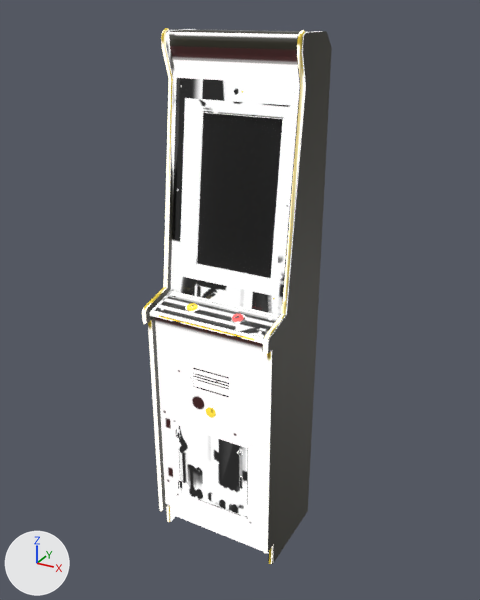
Two versions of the glTF model public/models/mach-mina-v2.glb, one commit apart.
Before and after are seen from a 50 mm lens placed at (1.092, -1.928, 1.998), pointed at (-0.004, 0.066, 1.001). Every picture has the same lights, and +X, +Y and +Z are marked at lower left. The picture after the commit comes second. Where no turn or scale is listed for an object, it has been applied to the vertices. Vertices at exactly the same position are counted once.

Objects in the first picture: 'body', 'controls', 'glass', 'kbtn_1', 'side_art_l', 'side_art_r', 'trim' and 2 more.
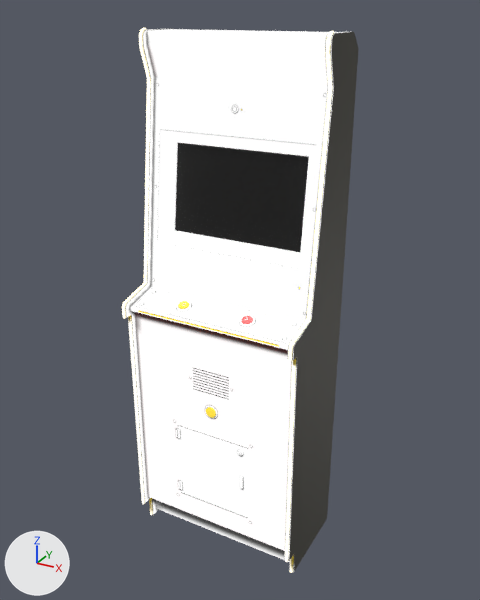
Where the newer file only moved an object's origin or applied its transform, the numbers keep the older frame.

Boxes [x1, y1, x2, y2] around the edits, measured in the pictures (480 x 600 px; the box of a moved part takes in the faces that stretch with it):
'body', reshaped (23% wider): before [142, 29, 322, 564]; after [122, 29, 343, 572]
'side_art_r', moved: before [268, 31, 332, 563]; after [289, 32, 359, 571]
'trim', reshaped (30% wider): before [142, 28, 305, 564]; after [122, 27, 334, 573]
'side_art_l', moved: before [142, 29, 178, 514]; after [121, 29, 150, 512]
'kbtn_1', moved: before [230, 314, 246, 324]; after [240, 316, 255, 326]
'controls', moved: before [206, 89, 275, 455]; after [206, 107, 300, 455]
part 1 of me_body, rebuilt: before [142, 29, 195, 522]; after [122, 29, 164, 515]
part 2 of me_body, rebuilt: before [262, 31, 322, 564]; after [284, 32, 343, 572]
part 3 of me_body, rebuilt (43% wider, 29% shorter): before [179, 98, 290, 296]; after [157, 129, 316, 270]
part 4 of me_body, moved or reshaped: before [150, 30, 308, 554]; after [130, 29, 335, 562]
part 5 of me_body, surface changed: before [150, 312, 266, 542]; after [129, 307, 291, 551]
part 6 of me_controls, moved or reshaped: [206, 407, 216, 418] in both
part 7 of me_trim, moved or reshaped: before [142, 28, 173, 522]; after [122, 27, 153, 515]
part 8 of me_trim, moved or reshaped: before [263, 30, 305, 564]; after [285, 31, 334, 573]

Patch to the scene script:
```diff
--- a/public/models/mach-mina-v2.glb.py
+++ b/public/models/mach-mina-v2.glb.py
@@ me_body @@
 # used by ob_body; location = (0.0, 0.0, 0.966)
-me_body.from_pydata(...)  # 602 vertices, 1033 faces; spans x -0.25..0.25, y -0.21..0.21, z -0.97..0.97
+me_body.from_pydata(...)  # 644 vertices, 1118 faces; spans x -0.34..0.34, y -0.21..0.21, z -0.97..0.97
+# me_body part 1: the loose piece of 96 vertices spanning x -0.25..-0.23, y -0.21..0.21, z -0.97..0.97 is rebuilt with 108 vertices and now spans x -0.34..-0.32, y -0.21..0.21, z -0.97..0.97
+# me_body part 2: the loose piece of 96 vertices spanning x 0.23..0.25, y -0.21..0.21, z -0.97..0.97 is rebuilt with 126 vertices and now spans x 0.32..0.34, y -0.21..0.21, z -0.97..0.97
+# me_body part 3: the loose piece of 8 vertices spanning x -0.19..0.19, y -0.05..0.07, z 0.13..0.75 is rebuilt with 8 vertices and now spans x -0.29..0.29, y -0.03..0.06, z 0.24..0.64
+# me_body part 4: 90 vertices moved from x -0.23..0.23, y -0.19..-0.11, z -0.95..0.04 to x -0.32..0.32, y -0.19..-0.11, z -0.95..0.04; 112 vertices removed from x -0.23..0.23, y -0.19..0.19, z -0.95..0.96; 112 vertices added at x -0.32..0.32, y -0.19..0.19, z -0.95..0.96
+# me_body part 5: 66 kept faces spanning x -0.32..0.32, y -0.19..-0.16, z -0.85..0.04 get new texture (UV) coordinates
 me_body.materials.append(mat_mach_paint)
@@ me_controls @@
 # used by ob_controls; location = (0.086, -0.067, 1.127); scale = (0.631, 0.631, 0.631)
-me_controls.from_pydata(...)  # 456 vertices, 892 faces; spans x -0.17..0.17, y -0.16..0.16, z -1.0..1.0
+me_controls.from_pydata(...)  # 456 vertices, 892 faces; spans x -0.25..0.25, y -0.16..0.16, z -1.0..1.0
+# me_controls part 6: the loose piece of 160 vertices spanning x -0.17..-0.1, y -0.16..-0.15, z -0.81..-0.74 is moved by (-0.08, 0.0, 0.01)
+# other edits to the shape of me_controls do not show in these pictures
 me_controls.materials.append(mat_mach_brand_lit)
@@ me_trim @@
 # used by ob_trim; location = (0.0, -0.098, 0.969)
-me_trim.from_pydata(...)  # 448 vertices, 888 faces; spans x -0.25..0.25, y -0.12..0.12, z -0.97..0.97
+me_trim.from_pydata(...)  # 448 vertices, 888 faces; spans x -0.34..0.34, y -0.12..0.12, z -0.97..0.97
+# me_trim part 7: the loose piece of 224 vertices spanning x -0.25..-0.23, y -0.12..0.12, z -0.97..0.97 is moved by (-0.09, 0.0, 0.0)
+# me_trim part 8: the loose piece of 224 vertices spanning x 0.23..0.25, y -0.12..0.12, z -0.97..0.97 is moved by (0.09, 0.0, 0.0)
 me_trim.materials.append(mat_mach_tmolding)
@@ ob_controls @@
 ob_controls = bpy.data.objects.new('controls', me_controls)
-ob_controls.location = (0.086, -0.067, 1.127)
+ob_controls.location = (0.131, -0.071, 1.099)
 ob_controls.scale = (0.631, 0.631, 0.631)
@@ ob_kbtn_1 @@
 ob_kbtn_1 = bpy.data.objects.new('kbtn_1', me_kbtn_1)
-ob_kbtn_1.location = (0.092, -0.123, 1.026)
+ob_kbtn_1.location = (0.128, -0.123, 1.026)
@@ ob_side_art_l @@
 ob_side_art_l = bpy.data.objects.new('side_art_l', me_side_art_l)
-ob_side_art_l.location = (-0.252, 0.0, 0.966)
+ob_side_art_l.location = (-0.342, 0.0, 0.966)
@@ ob_side_art_r @@
 ob_side_art_r = bpy.data.objects.new('side_art_r', me_side_art_r)
-ob_side_art_r.location = (0.252, 0.0, 0.966)
+ob_side_art_r.location = (0.342, 0.0, 0.966)
```
